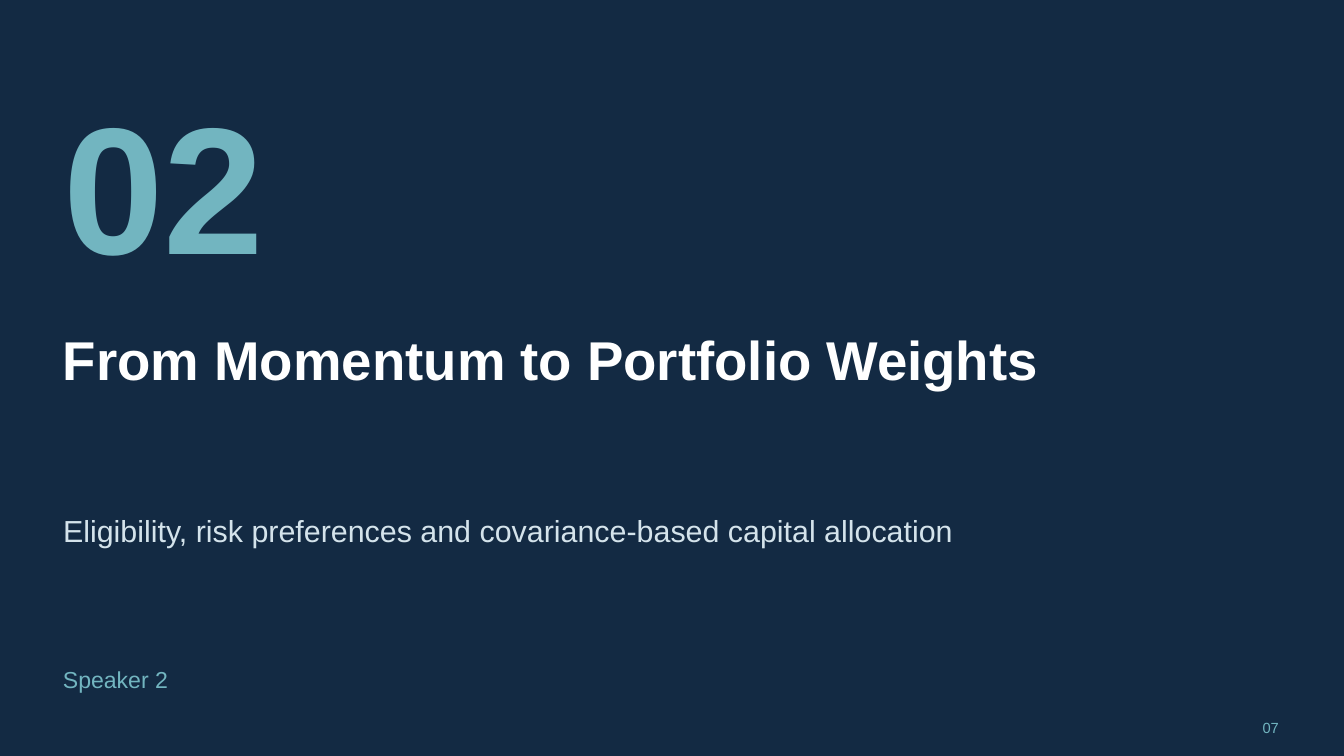
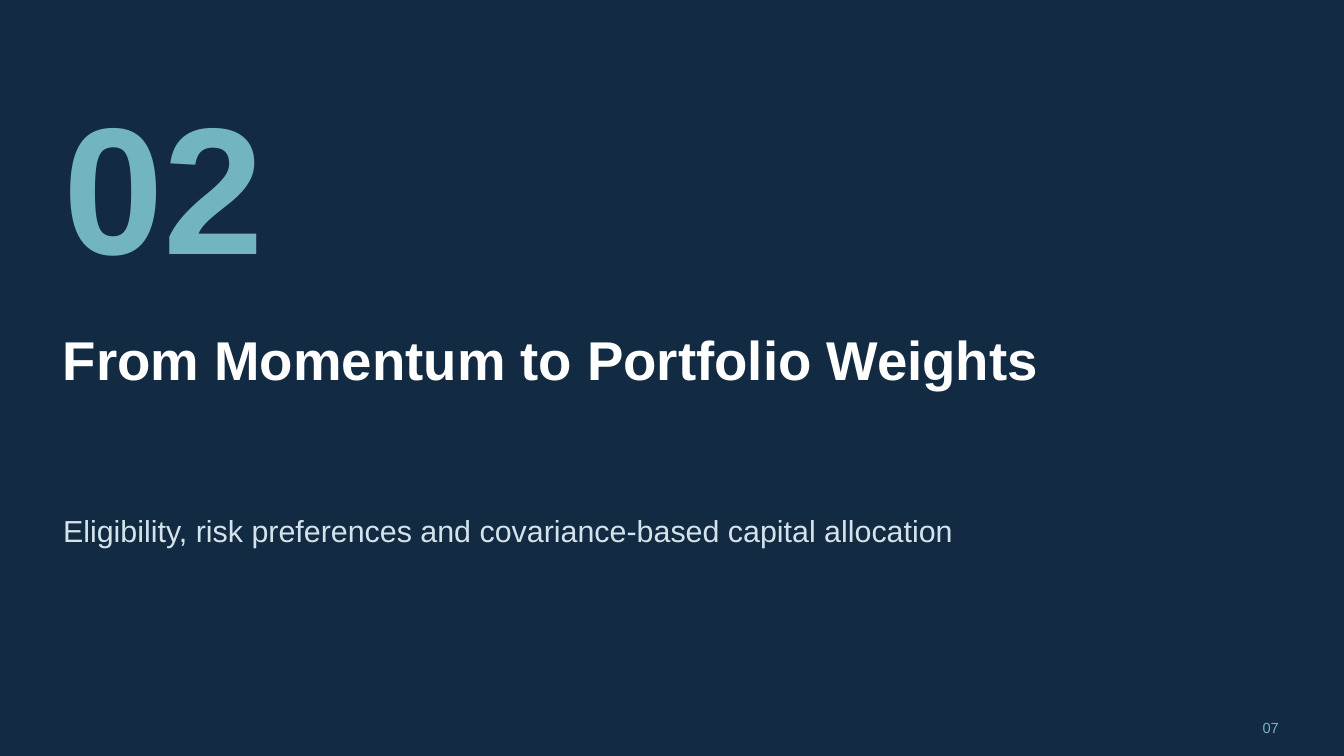
Before and after one commit to str311/FE5209-Weiming-Group, a slide deck: slide 7 of presentation/updated/MWRP_Window_Updated_Final.pptx. Drawn at 1344x756 pixels with LibreOffice and Linux fonts; fonts in the diff are those of the drawing. Boxes give left, top, right and bottom in pixels: in the first picture for what was removed or moved away, otherwise in the second. Text is boxed around its words. In the diff, an @@ line names an element or a change of style, - is before the commit and + after.

```diff
--- a/presentation/updated/MWRP_Window_Updated_Final.pptx
+++ b/presentation/updated/MWRP_Window_Updated_Final.pptx
@@ text removed at <box>63,671,168,693</box> @@
-Speaker 2
```
Also in this commit, not shown: 5 other slides changed, 1 slide removed.
